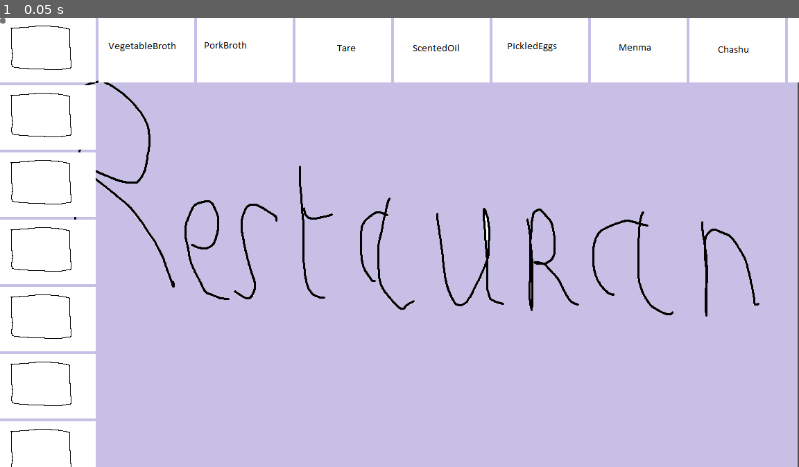
Above: before the commit, frame 1.
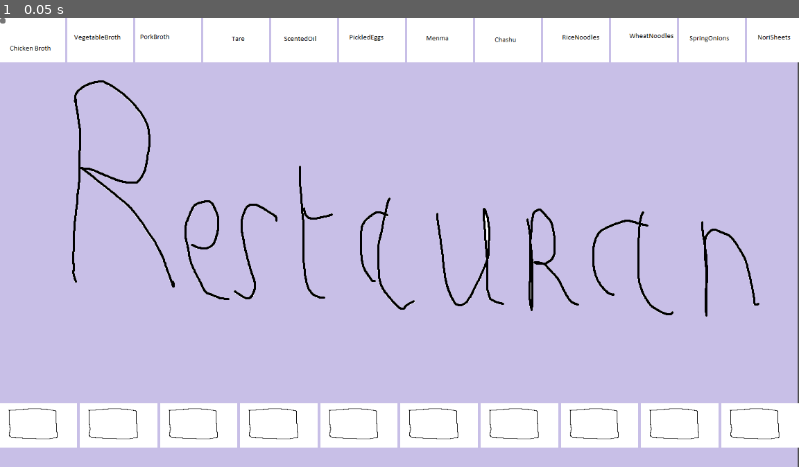
Above: after the commit, the same moment.

Repository: Hardy-Thomas/RyuNoFoku
Game: Godot game, scene res://scenes/main.tscn
Same seed, same stepped clock (60 frames per second), same inputs: the game is played once before the commit and once after it. The project has no main scene, so this scene is started directly.
Inputs:
- Up to frame 1 (0.05 s): no input

The runs differ from the first frame. In frame 1, 23% of the frame differs, in the area x 0-100%, y 0-100%.

Commit message:
add drag and drop

Diff:
--- a/scenes/main.tscn
+++ b/scenes/main.tscn
@@ -27,10 +27,11 @@
 offset_right = 40.0
 offset_bottom = 40.0
 
-[node name="RecipeBoard" type="VBoxContainer" parent="UI"]
+[node name="RecipeBoard" type="HBoxContainer" parent="UI"]
 layout_mode = 0
 offset_right = 40.0
 offset_bottom = 40.0
+mouse_filter = 2
 
 [node name="Feedback" type="Label" parent="UI"]
 layout_mode = 0
--- a/scripts/IngredientIcon.gd
+++ b/scripts/IngredientIcon.gd
@@ -1,17 +1,30 @@
 extends TextureRect
-
 
 @export var ingredient_name: String
 
 func _ready():
+	# CRITIQUE : MOUSE_FILTER_STOP pour le drag
 	mouse_filter = Control.MOUSE_FILTER_STOP
+	custom_minimum_size = Vector2(64, 64)
+	expand_mode = TextureRect.EXPAND_FIT_WIDTH_PROPORTIONAL
 
-func _get_drag_data(at_position):
-	var drag_data = {"name": ingredient_name, "texture": texture}
+func _get_drag_data(_at_position):
+	print("🚀 Début du drag pour: ", ingredient_name)
 
+	var drag_data = {
+		"name": ingredient_name,
+		"texture": texture,
+		"type": "ingredient"
+	}
+
+	# Créer un preview
 	var preview = TextureRect.new()
 	preview.texture = texture
-	preview.scale = Vector2(0.75, 0.75)
+	preview.custom_minimum_size = Vector2(48, 48)
+	preview.size = Vector2(48, 48)
+	preview.expand_mode = TextureRect.EXPAND_FIT_WIDTH_PROPORTIONAL
+
 	set_drag_preview(preview)
 
+	print("🚀 Drag data créé: ", drag_data)
 	return drag_data
--- a/scripts/main.gd
+++ b/scripts/main.gd
@@ -18,6 +18,7 @@
 
 var secret = ["PorkBroth", "Tare", "ScentedOil", "PickledEggs", "Menma", "Chashu", "WheatNoodles", "SpringOnions", "NoriSheets", "Narutomaki"]
 
+
 # Références UI
 @onready var shelf = $UI/IngredientsShelf
 @onready var board = $UI/RecipeBoard
@@ -29,8 +30,8 @@
 func _ready():
 	setup_shelf()
 	setup_board()
+	position_board_bottom()
 	validate_button.pressed.connect(on_validate)
-
 
 func setup_shelf():
 	for ing in INGREDIENTS:
@@ -38,18 +39,30 @@
 		icon.texture = load(ing.picture)
 		icon.ingredient_name = ing.name
 		icon.custom_minimum_size = Vector2(64, 64)
+		icon.size_flags_horizontal = Control.SIZE_SHRINK_CENTER
 		shelf.add_child(icon)
 
+func setup_board():
+	# Vide le board au cas où
+	for child in board.get_children():
+		child.queue_free()
 
-func setup_board():
 	for i in range(secret.size()):
 		var slot = preload("res://scenes/slot.tscn").instantiate()
-		slot.texture = load("res://picture/empty_slot.png")
+
+		# Configuration critique
 		slot.custom_minimum_size = Vector2(64, 64)
+		slot.size_flags_horizontal = Control.SIZE_EXPAND_FILL
+		slot.size_flags_vertical = Control.SIZE_SHRINK_CENTER
+
 		board.add_child(slot)
+		print("Slot ", i, " créé - Parent: ", slot.get_parent().name)
 
-
-
+func position_board_bottom():
+	# Positionnement plus robuste
+	var screen_size = get_viewport().get_visible_rect().size
+	board.position = Vector2(0, screen_size.y - 100)
+	board.size = Vector2(screen_size.x, 80)
 
 func on_validate():
 	var guess = []
--- a/scripts/slot.gd
+++ b/scripts/slot.gd
@@ -1,12 +1,31 @@
 extends TextureRect
-
 
 var ingredient_name: String = ""
 
-func can_drop_data(_pos, data):
-	return data.has("name")
+func _ready():
+	# CRITIQUE : Ces deux lignes sont ESSENTIELLES
+	mouse_filter = Control.MOUSE_FILTER_PASS
+	expand_mode = TextureRect.EXPAND_FIT_WIDTH_PROPORTIONAL
 
-func drop_data(_pos, data):
-	texture = data["texture"]
-	ingredient_name = data["name"]
-	print("Ingrédient déposer: ", ingredient_name)
+	custom_minimum_size = Vector2(64, 64)
+
+	# Texture vide par défaut
+	if texture == null:
+		var empty_texture = load("res://picture/empty_slot.png")
+		if empty_texture:
+			texture = empty_texture
+
+	print("✅ Slot initialisé: ", name)
+
+# FONCTION ABSOLUMENT NÉCESSAIRE
+func _can_drop_data(_at_position, data):
+	print("🎯 _can_drop_data appelé, data: ", data)
+	return data is Dictionary and data.has("texture")
+
+# FONCTION ABSOLUMENT NÉCESSAIRE
+func _drop_data(_at_position, data):
+	print("🎯 _drop_data appelé!")
+	if data is Dictionary and data.has("texture"):
+		texture = data["texture"]
+		ingredient_name = data["name"]
+		print("✅ Ingredient déposé: ", ingredient_name)
